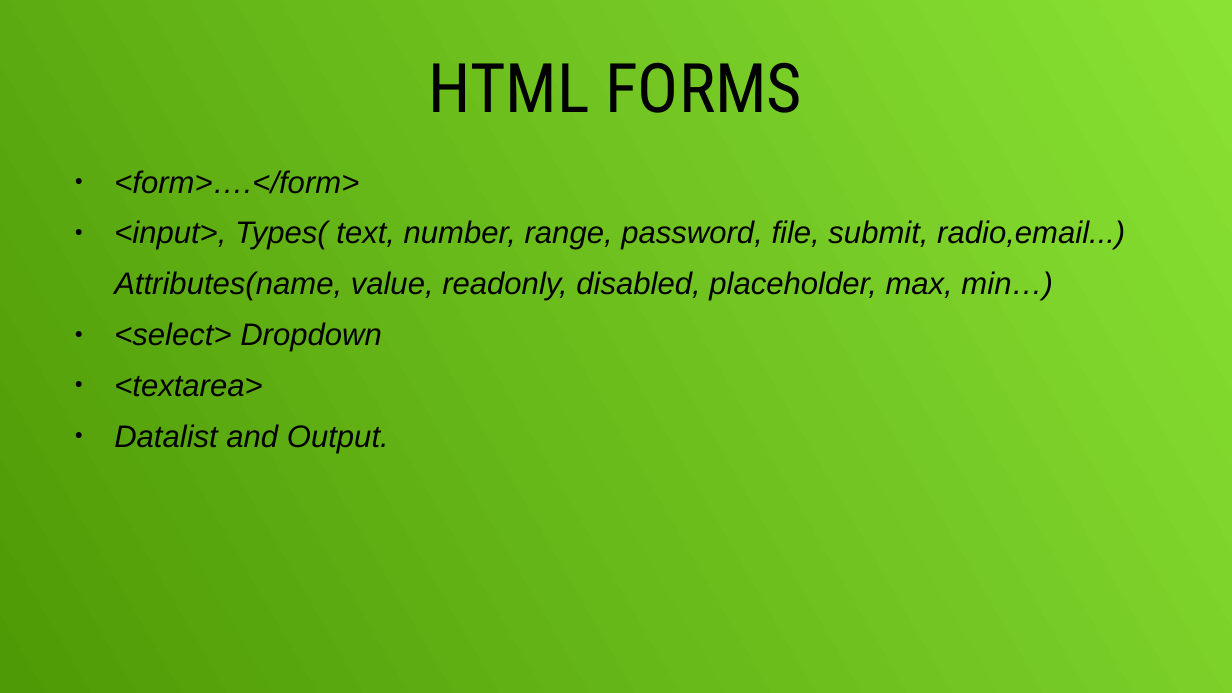
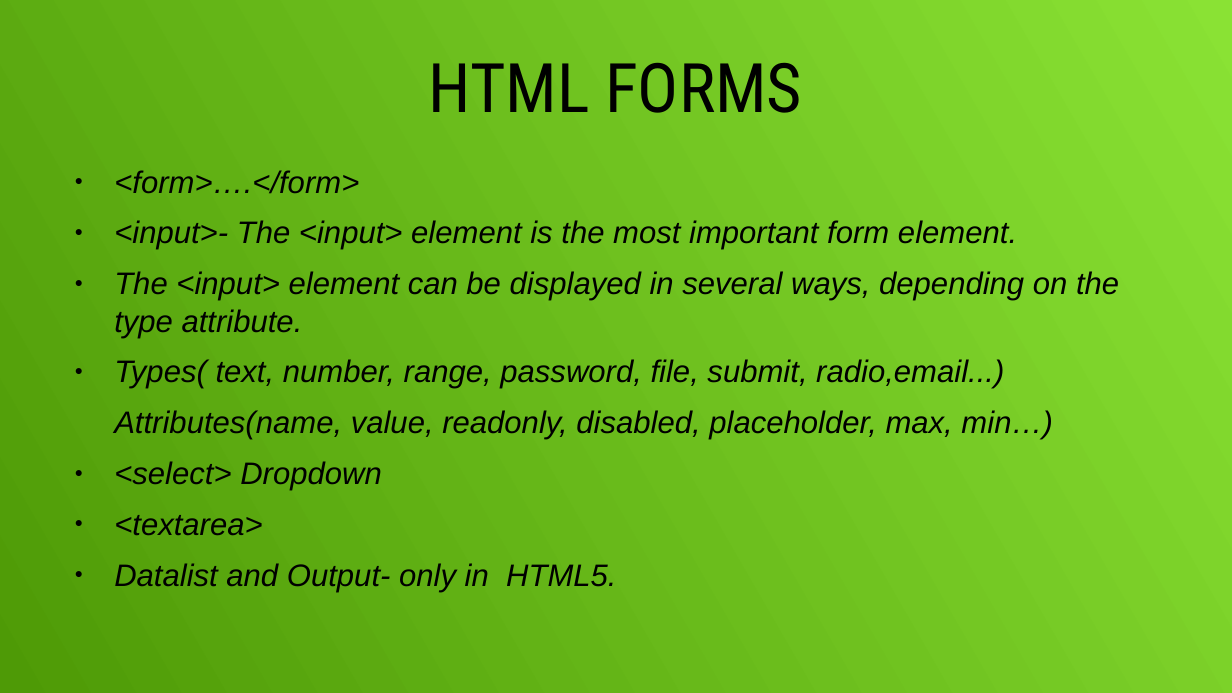
Before and after one commit to Nilena/Website, a slide deck: slide 8 of presentation 1.odp. Drawn at 1232x693 pixels with LibreOffice and Linux fonts; fonts in the diff are those of the drawing. Boxes give left, top, right and bottom in pixels: in the first picture for what was removed or moved away, otherwise in the second. Text is boxed around its words. In the diff, an @@ line names an element or a change of style, - is before the commit and + after.

```diff
--- a/presentation 1.odp
+++ b/presentation 1.odp
@@ text at (x1=114, y1=220, x2=1119, y2=389): text changed @@
-● <input>, Types( text, number, range, password, file, submit, radio,email...)
+● <input>- The <input> element is the most important form element.
+● The <input> element can be displayed in several ways, depending on the type attribute.
+● Types( text, number, range, password, file, submit, radio,email...)
@@ text at (x1=114, y1=563, x2=616, y2=592): text changed @@
-● Datalist and Output.
+● Datalist and Output- only in HTML5.
```
Also in this commit, not shown: 4 other slides changed, 1 other file.
